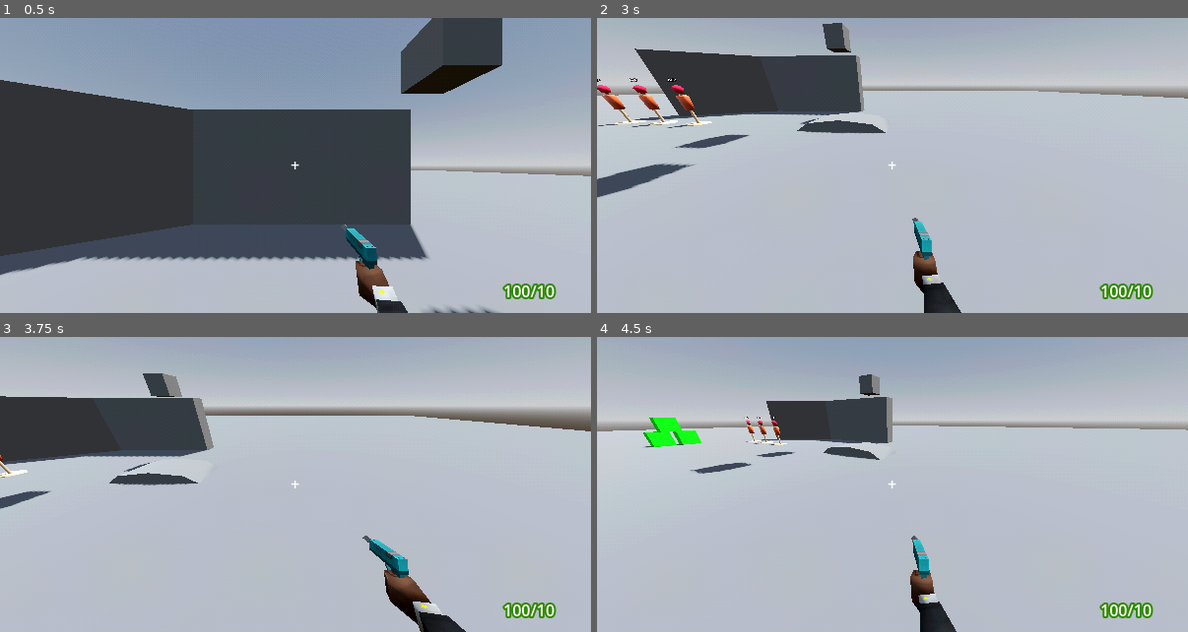
Above: before the commit, frames 1-4 (two rows, left to right).
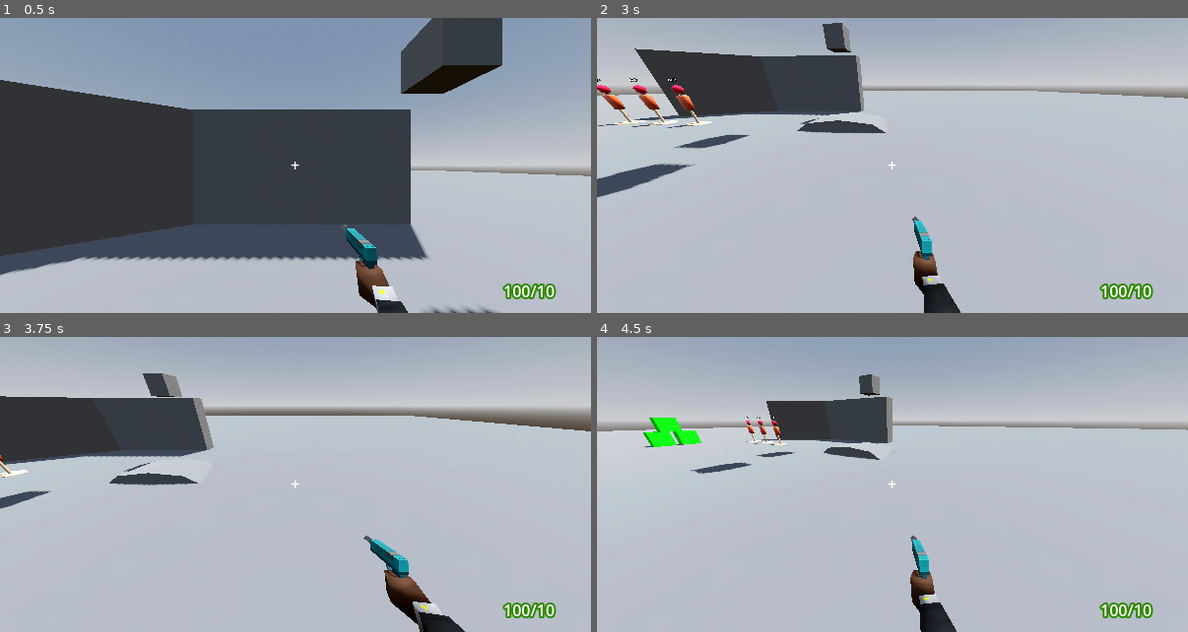
Above: after the commit, the same moments.

Repository: TheoLomeuBraga/kill-the-tower-boss
Game: Godot game, scene res://player/test_level.tscn
The game is run twice, just before and just after one commit, with the same random seed, the same clock (stepped at 60 frames per second) and the same inputs. The project has no main scene, so this scene is started directly.
Inputs (mouse positions are in pixels of both pictures, inside the frame that each line leads up to):
- Up to frame 1 (0.5 s): no input
- Up to frame 2 (3 s): move the mouse to (1022, 150) at 0.52 s; hold D (right) 0.53-1.28 s; tap W (foward) at 0.6, 1.35, 2.3 s; tap Space (jump) at 0.77, 1.52 s; move the mouse to (862, 165) at 1.27 s; hold S (back) 1.28-2.03 s; move the mouse to (904, 159) at 2.02 s; hold D (right) from 2.03 s (still down); tap E (interact) at 2.1 s; move the mouse to (886, 171) at 2.77 s; tap Down (look_down) at 2.85 s
- Up to frame 3 (3.75 s): tap Space (jump) at 3.02 s; tap W (foward) at 3.05 s; move the mouse to (342, 487) at 3.52 s; release D (right) at 3.53 s; hold A (left) from 3.53 s (still down); tap Left (look_left) at 3.6 s
- Up to frame 4 (4.5 s): keep holding A (left); tap Space (jump) at 3.77 s; tap W (foward) at 3.8 s; move the mouse to (845, 481) at 4.27 s; tap Right (look_right) at 4.35 s

Frame 1 is identical in both runs. In frame 2, less than 0.1% of the frame differs, in the area x 53-62%, y 67-100%; in frame 3, 0.1%, in the area x 61-79%, y 67-100%; in frame 4, less than 0.1%.

Commit message:
fix wepon sway

Diff:
--- a/player/gun_control.gd
+++ b/player/gun_control.gd
@@ -160,17 +160,15 @@
 var camera_rots_last_frame : Vector3
 
 func sway_gun(delta:float)->void:
+
 	var rot_change : Vector3 = Vector3(camera.rotation.x,body.rotation.y,0.0) - camera_rots_last_frame
-	rot_change *= 2.0
-	rot_change.clamp(Vector3.ONE,-Vector3.ONE)
-
-	player_model.gun_animator_rotation.x = rotate_toward(player_model.gun_animator_rotation.x,-rot_change.x,delta)
-	player_model.gun_animator_rotation.y = rotate_toward(player_model.gun_animator_rotation.y,rot_change.y,delta)
+	rot_change *= 1.5
+
+	player_model.rotation.z = rotate_toward(player_model.rotation.z,rot_change.y,delta)
+	player_model.rotation.x = rotate_toward(player_model.rotation.x,-rot_change.x,delta)
+
 
 	camera_rots_last_frame = Vector3(camera.rotation.x,body.rotation.y,0.0)
-
-
-
 
 
 
--- a/player/player_model/player_model.gd
+++ b/player/player_model/player_model.gd
@@ -5,12 +5,6 @@
 @export var arms : ArmsModel
 @export var gun_animations : GunAnimations
 @export var gun : GunModel
-
-@export var gun_animator_rotation : Vector3 :
-	set(value):
-		gun_animator_rotation = value
-		if gun_animations != null:
-			gun_animations.rotation = value
 
 
 func _process(delta: float) -> void:
--- a/player/player_movement.gd
+++ b/player/player_movement.gd
@@ -64,9 +64,6 @@
 	grapple_hope.global_position = model.gun.muzle.global_position
 	grapple_hope.look_at(grapple_place)
 	grapple_hope.scale.z = grapple_hope.global_position.distance_to(grapple_place)
-
-
-	var input_dir : Vector3 = body.basis * Vector3(Input.get_axis("left","right"),0.0,Input.get_axis("foward","back")).normalized()
 
 	body.velocity += force * delta
 
Not shown, changed: player/guns/granade_launcers_akimbo/granade_launcers_akimbo.blend
Not shown, changed: player/guns/granade_launcers_akimbo/granade_launcers_akimbo.blend1
